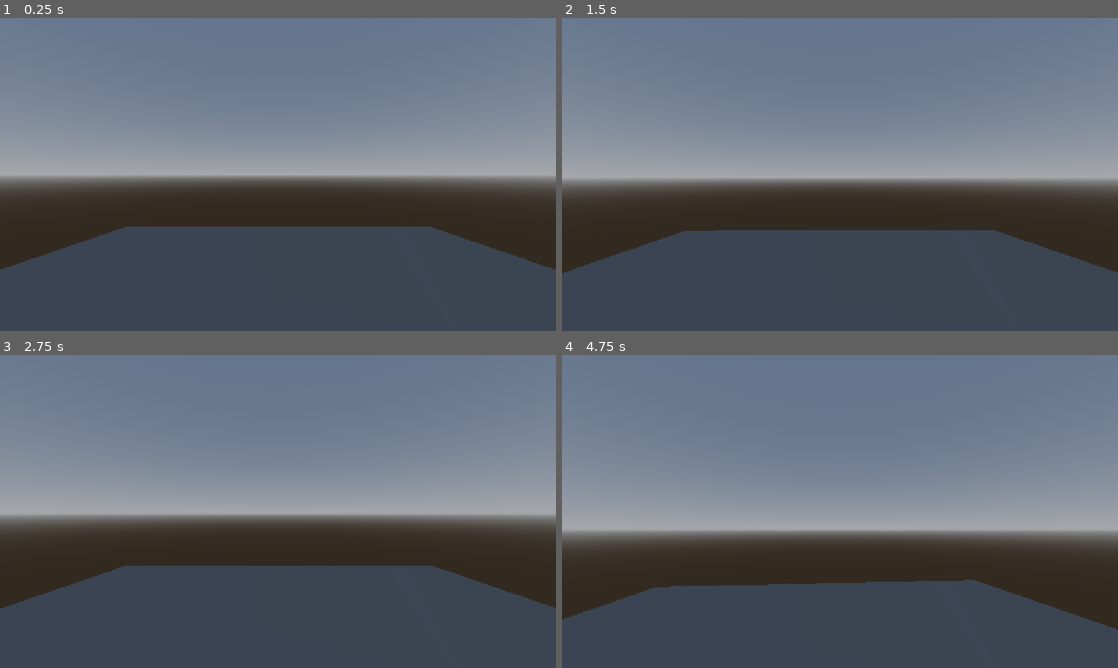
Above: before the commit, frames 1-4 (two rows, left to right).
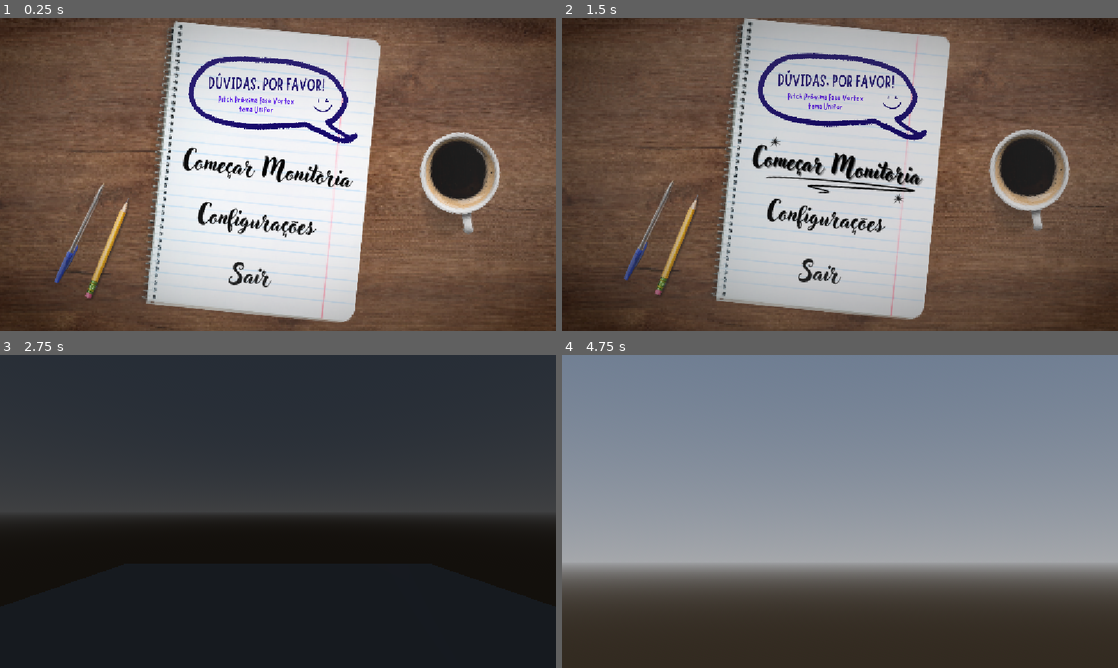
Above: after the commit, the same moments.

Repository: Kaw7n/duvidas-porfavor
Game: Godot game, scene res://mainMenu.tscn
The game is run twice, just before and just after one commit, with the same random seed, the same clock (stepped at 60 frames per second) and the same inputs. Before the commit the project starts from res://sala_de_aula.tscn.
Inputs (mouse positions are in pixels of both pictures, inside the frame that each line leads up to):
- Up to frame 1 (0.25 s): no input
- Up to frame 2 (1.5 s): click (817, 221) at 0.52 s; click (840, 161) at 1.27 s
- Up to frame 3 (2.75 s): click (272, 505) at 2.02 s
- Up to frame 4 (4.75 s): move the mouse to (962, 495) at 2.77 s; hold Q 2.78-3.53 s; move the mouse to (728, 527) at 3.52 s; tap Q at 3.6 s; move the mouse to (895, 442) at 4.27 s; hold Q from 4.28 s (still down)

The runs differ from the first frame. In frame 1, 99% of the frame differs, in the area x 0-100%, y 0-100%; in frame 2, 98%; in frame 3, 100%; in frame 4, 41%.

Commit message:
Main_menu
Eu Adicionei o Menu principal, com botoes interativos, saida e um fade in e fade out das cenas

Diff:
--- /dev/null
+++ b/camera_2d.gd
@@ -0,0 +1,13 @@
+extends Camera2D
+
+
+const Dead_Zone = 60
+
+
+func _input(event: InputEvent) -> void:
+	if event is InputEventMouseMotion:
+		var _target = event.position - get_viewport().size * 0.5
+		if _target.length() < Dead_Zone:
+			self.position = Vector2(0,0)
+		else:
+			self.position = _target.normalized() * (_target.length() -  Dead_Zone) * 0.1
--- a/camera_3d.gd
+++ b/camera_3d.gd
@@ -1,6 +1,10 @@
 extends Camera3D
 
 const sensibilidade := 0.0006
+
+const FOV_MIN := 30.0
+const FOV_MAX := 75.0
+const VELOCIDADE_ZOOM := 140.0
 
 var center_basis: Basis
 
@@ -9,6 +13,14 @@
 	center_basis = global_basis
 	Input.mouse_mode = Input.MOUSE_MODE_CONFINED
 
+func _process(delta: float):
+	if Input.is_key_pressed(KEY_Q):
+		fov = move_toward(fov, FOV_MIN, VELOCIDADE_ZOOM * delta)
+	else:
+		fov = move_toward(fov, FOV_MAX, VELOCIDADE_ZOOM * delta)
+
+
+
 func _input(event):
 	if event is InputEventMouseMotion:
 		var offset: Vector2 = -(get_viewport().get_mouse_position() - get_viewport().get_visible_rect().get_center()) * sensibilidade
--- /dev/null
+++ b/fade.tscn
@@ -0,0 +1,65 @@
+[gd_scene format=3 uid="uid://b8878qpop8c2s"]
+
+[sub_resource type="Animation" id="Animation_g7pi3"]
+length = 0.001
+tracks/0/type = "value"
+tracks/0/imported = false
+tracks/0/enabled = true
+tracks/0/path = NodePath(".:color")
+tracks/0/interp = 1
+tracks/0/loop_wrap = true
+tracks/0/keys = {
+"times": PackedFloat32Array(0),
+"transitions": PackedFloat32Array(1),
+"update": 0,
+"values": [Color(0, 0, 0, 1)]
+}
+
+[sub_resource type="Animation" id="Animation_42d40"]
+resource_name = "fade_out"
+tracks/0/type = "value"
+tracks/0/imported = false
+tracks/0/enabled = true
+tracks/0/path = NodePath(".:color")
+tracks/0/interp = 1
+tracks/0/loop_wrap = true
+tracks/0/keys = {
+"times": PackedFloat32Array(0, 1),
+"transitions": PackedFloat32Array(1, 1),
+"update": 0,
+"values": [Color(0, 0, 0, 0), Color(0, 0, 0, 1)]
+}
+
+[sub_resource type="Animation" id="Animation_bg7ga"]
+resource_name = "fade_in"
+length = 1.0333333
+tracks/0/type = "value"
+tracks/0/imported = false
+tracks/0/enabled = true
+tracks/0/path = NodePath(".:color")
+tracks/0/interp = 1
+tracks/0/loop_wrap = true
+tracks/0/keys = {
+"times": PackedFloat32Array(0, 1),
+"transitions": PackedFloat32Array(1, 1),
+"update": 0,
+"values": [Color(0, 0, 0, 1), Color(0, 0, 0, 0)]
+}
+
+[sub_resource type="AnimationLibrary" id="AnimationLibrary_6w1s2"]
+_data = {
+&"RESET": SubResource("Animation_g7pi3"),
+&"fade_in": SubResource("Animation_42d40"),
+&"fade_out": SubResource("Animation_bg7ga")
+}
+
+[node name="Fade" type="ColorRect" unique_id=1383060492]
+anchors_preset = 15
+anchor_right = 1.0
+anchor_bottom = 1.0
+grow_horizontal = 2
+grow_vertical = 2
+color = Color(0, 0, 0, 1)
+
+[node name="AnimationPlayer" type="AnimationPlayer" parent="." unique_id=1091062119]
+libraries/ = SubResource("AnimationLibrary_6w1s2")
--- a/icon.svg
+++ /dev/null
@@ -1 +0,0 @@
-<svg xmlns="http://www.w3.org/2000/svg" width="128" height="128"><rect width="124" height="124" x="2" y="2" fill="#363d52" stroke="#212532" stroke-width="4" rx="14"/><g fill="#fff" transform="translate(12.322 12.322)scale(.101)"><path d="M105 673v33q407 354 814 0v-33z"/><path fill="#478cbf" d="m105 673 152 14q12 1 15 14l4 67 132 10 8-61q2-11 15-15h162q13 4 15 15l8 61 132-10 4-67q3-13 15-14l152-14V427q30-39 56-81-35-59-83-108-43 20-82 47-40-37-88-64 7-51 8-102-59-28-123-42-26 43-46 89-49-7-98 0-20-46-46-89-64 14-123 42 1 51 8 102-48 27-88 64-39-27-82-47-48 49-83 108 26 42 56 81zm0 33v39c0 276 813 276 814 0v-39l-134 12-5 69q-2 10-14 13l-162 11q-12 0-16-11l-10-65H446l-10 65q-4 11-16 11l-162-11q-12-3-14-13l-5-69z"/><path d="M483 600c0 34 58 34 58 0v-86c0-34-58-34-58 0z"/><circle cx="725" cy="526" r="90"/><circle cx="299" cy="526" r="90"/></g><g fill="#414042" transform="translate(12.322 12.322)scale(.101)"><circle cx="307" cy="532" r="60"/><circle cx="717" cy="532" r="60"/></g></svg>
--- /dev/null
+++ b/mainMenu.tscn
@@ -0,0 +1,154 @@
+[gd_scene format=3 uid="uid://ccd0bo7oecr6i"]
+
+[ext_resource type="Script" uid="uid://cgvgq6hhg483h" path="res://main_menu.gd" id="1_efmur"]
+[ext_resource type="Texture2D" uid="uid://xqcdlpt2sbe" path="res://Assets UI/mmenuMesa.png" id="1_w7d22"]
+[ext_resource type="Script" uid="uid://b7lijytg10hv2" path="res://camera_2d.gd" id="2_83s16"]
+[ext_resource type="Texture2D" uid="uid://b6dt1atgv5v8b" path="res://Assets UI/mmenuCaderno.png" id="2_wc2lj"]
+[ext_resource type="Texture2D" uid="uid://cy1b73nuoxdrc" path="res://Assets UI/Logo PlaceHolder.png" id="4_wc2lj"]
+[ext_resource type="Texture2D" uid="uid://3q6j76ji1rtj" path="res://Assets UI/Butões/1.png" id="5_hvu0j"]
+[ext_resource type="Texture2D" uid="uid://c3vwv5j0l32kj" path="res://Assets UI/Butões/3.png" id="6_0ei6b"]
+[ext_resource type="Texture2D" uid="uid://bpogl5i77ccwp" path="res://Assets UI/Butões/2.png" id="7_rdsan"]
+[ext_resource type="Texture2D" uid="uid://cmv02ey8sgkbh" path="res://Assets UI/Butões/4.png" id="8_efmur"]
+[ext_resource type="Texture2D" uid="uid://dl4idgv66l35k" path="res://Assets UI/Butões/6.png" id="9_ltgao"]
+[ext_resource type="Texture2D" uid="uid://bikbxp4lhhfk5" path="res://Assets UI/Butões/5.png" id="10_7le7c"]
+[ext_resource type="Texture2D" uid="uid://ls184dbrp7d0" path="res://Assets UI/Butões/7.png" id="11_gfslc"]
+[ext_resource type="Texture2D" uid="uid://c4j73ilmg6eum" path="res://Assets UI/Butões/9.png" id="12_d23al"]
+[ext_resource type="Texture2D" uid="uid://5bsndfsiplsa" path="res://Assets UI/Butões/8.png" id="13_n356e"]
+[ext_resource type="AudioStream" uid="uid://1vo0m5yrxtgk" path="res://Assets UI/Som-De-Caneta-Iniciar.ogg" id="15_d23al"]
+[ext_resource type="AudioStream" uid="uid://cw4a2vh30fpwl" path="res://Assets UI/Som-de-Caneta-Configurações.ogg" id="16_n356e"]
+[ext_resource type="AudioStream" uid="uid://cem71xf32o20s" path="res://Assets UI/Som de Caneta Sair.ogg" id="17_kthbb"]
+[ext_resource type="PackedScene" uid="uid://b8878qpop8c2s" path="res://fade.tscn" id="18_n356e"]
+
+[sub_resource type="Gradient" id="Gradient_w7d22"]
+offsets = PackedFloat32Array(0.1506024, 0.939759)
+colors = PackedColorArray(1, 1, 1, 0, 0, 0, 0, 0.4627451)
+
+[sub_resource type="GradientTexture2D" id="GradientTexture2D_ml7fk"]
+gradient = SubResource("Gradient_w7d22")
+fill = 1
+fill_from = Vector2(0.5043478, 0.49130434)
+fill_to = Vector2(0.9956522, 1)
+
+[sub_resource type="GDScript" id="GDScript_2rfsq"]
+script/source = "extends AudioStreamPlayer2D
+
+
+# Called when the node enters the scene tree for the first time.
+func _ready() -> void:
+	pass # Replace with function body.
+
+
+# Called every frame. 'delta' is the elapsed time since the previous frame.
+func _process(delta: float) -> void:
+	pass
+"
+
+[node name="MainMenu" type="Control" unique_id=66402352]
+layout_mode = 3
+anchors_preset = 15
+anchor_right = 1.0
+anchor_bottom = 1.0
+offset_left = -2.0
+offset_right = -2.0
+grow_horizontal = 2
+grow_vertical = 2
+script = ExtResource("1_efmur")
+
+[node name="CanvasLayer" type="CanvasLayer" parent="." unique_id=487005081]
+
+[node name="TextureRect" type="TextureRect" parent="CanvasLayer" unique_id=364255181]
+anchors_preset = 15
+anchor_right = 1.0
+anchor_bottom = 1.0
+grow_horizontal = 2
+grow_vertical = 2
+mouse_filter = 2
+texture = SubResource("GradientTexture2D_ml7fk")
+
+[node name="Mesa de Fundo" type="Sprite2D" parent="." unique_id=476997413]
+position = Vector2(577.00024, 323)
+scale = Vector2(0.5994792, 0.59351856)
+texture = ExtResource("1_w7d22")
+
+[node name="Caderno(Menu)" type="Sprite2D" parent="." unique_id=1288367719]
+position = Vector2(651, 324)
+scale = Vector2(0.5, 0.5)
+texture = ExtResource("2_wc2lj")
+
+[node name="Camera2D" type="Camera2D" parent="." unique_id=2097106382]
+position = Vector2(24, 0)
+offset = Vector2(574.425, 322.75)
+zoom = Vector2(1.25, 1.25)
+script = ExtResource("2_83s16")
+
+[node name="Logo PlaceHolder" type="Sprite2D" parent="." unique_id=2014925057]
+position = Vector2(588.915, 198.47997)
+rotation = 0.08901179
+scale = Vector2(0.22330438, 0.25298297)
+texture = ExtResource("4_wc2lj")
+
+[node name="BotaoIniciar" type="TextureButton" parent="." unique_id=2141046020]
+layout_mode = 0
+offset_left = 447.00003
+offset_top = 281.00003
+offset_right = 720.1853
+offset_bottom = 323.40442
+rotation = 0.116937056
+texture_normal = ExtResource("5_hvu0j")
+texture_pressed = ExtResource("6_0ei6b")
+texture_hover = ExtResource("7_rdsan")
+ignore_texture_size = true
+stretch_mode = 3
+
+[node name="BotaoConfig" type="TextureButton" parent="." unique_id=615470740]
+layout_mode = 0
+offset_left = 458.00003
+offset_top = 369.00003
+offset_right = 672.0178
+offset_bottom = 411.40442
+rotation = 0.116937056
+texture_normal = ExtResource("8_efmur")
+texture_pressed = ExtResource("9_ltgao")
+texture_hover = ExtResource("10_7le7c")
+ignore_texture_size = true
+stretch_mode = 3
+
+[node name="BotaoSair" type="TextureButton" parent="." unique_id=996526146]
+layout_mode = 0
+offset_left = 508.00003
+offset_top = 467.00006
+offset_right = 602.9772
+offset_bottom = 509.40442
+rotation = 0.116937056
+texture_normal = ExtResource("11_gfslc")
+texture_pressed = ExtResource("12_d23al")
+texture_hover = ExtResource("13_n356e")
+ignore_texture_size = true
+stretch_mode = 3
+
+[node name="BotaoIniciarAudio" type="AudioStreamPlayer2D" parent="." unique_id=1532613108]
+stream = ExtResource("15_d23al")
+script = SubResource("GDScript_2rfsq")
+
+[node name="BotaoConfigAudio" type="AudioStreamPlayer2D" parent="." unique_id=794698497]
+stream = ExtResource("16_n356e")
+script = SubResource("GDScript_2rfsq")
+
+[node name="BotaoSairAudio" type="AudioStreamPlayer2D" parent="." unique_id=1572254170]
+stream = ExtResource("17_kthbb")
+script = SubResource("GDScript_2rfsq")
+
+[node name="Fade" parent="." unique_id=1383060492 instance=ExtResource("18_n356e")]
+visible = false
+layout_mode = 1
+offset_left = -1.0
+offset_top = -3.0
+offset_right = -1.0
+offset_bottom = -3.0
+
+[node name="Timer" type="Timer" parent="Fade" unique_id=872475080]
+
+[connection signal="pressed" from="BotaoIniciar" to="." method="_on_texture_button_pressed"]
+[connection signal="pressed" from="BotaoConfig" to="." method="_on_texture_button_2_pressed"]
+[connection signal="pressed" from="BotaoSair" to="." method="_on_texture_button_3_pressed"]
+[connection signal="timeout" from="Fade/Timer" to="." method="_on_timer_timeout"]
--- /dev/null
+++ b/main_menu.gd
@@ -0,0 +1,44 @@
+extends Control
+
+# Barulho do iniciar
+func Som1() -> void:
+	$BotaoIniciarAudio.play();
+
+# Barulho do Configurar
+func Som2() -> void:
+	$BotaoConfigAudio.play();
+
+# Barulho do sair
+func Som3() -> void:
+	$BotaoSairAudio.play();
+
+# Sistema de passar o mouse e fazer barulho
+func _ready() -> void:
+	$BotaoIniciar.mouse_entered.connect(Som1);
+	$BotaoConfig.mouse_entered.connect(Som2);
+	$BotaoSair.mouse_entered.connect(Som3);
+	pass # Replace with function body.
+
+# /////////
+
+# O Botao de iniciar o jogo
+func _on_texture_button_pressed() -> void: # Botão De Inciar
+	$Fade.show();
+	$Fade/Timer.start();
+	$Fade/AnimationPlayer.play("fade_in");
+
+# O Botão de opcs que depois eu faço
+func _on_texture_button_2_pressed() -> void: # Botão de Configurações
+	pass # Replace with function body.
+
+# O Botão Pra sair
+func _on_texture_button_3_pressed() -> void: # Botão de quitar
+	get_tree().quit()
+
+# Fade in para Fade Out
+func _on_timer_timeout() -> void:
+	get_tree().change_scene_to_file("res://sala_de_aula.tscn")
+
+# Called every frame. 'delta' is the elapsed time since the previous frame.
+func _process(delta: float) -> void:
+	pass
--- a/project.godot
+++ b/project.godot
@@ -11,9 +11,8 @@
 [application]
 
 config/name="Duvídas, Porfavor!"
-run/main_scene="res://sala_de_aula.tscn"
+run/main_scene="uid://ccd0bo7oecr6i"
 config/features=PackedStringArray("4.7", "Forward Plus")
-config/icon="res://icon.svg"
 
 [display]
 
--- /dev/null
+++ b/sala_de_aula.gd
@@ -0,0 +1,10 @@
+extends Node3D
+
+
+# Called when the node enters the scene tree for the first time.
+func _ready() -> void:
+	$Fade/AnimationPlayer.play("fade_out");
+
+# Called every frame. 'delta' is the elapsed time since the previous frame.
+func _process(delta: float) -> void:
+	pass
--- a/sala_de_aula.tscn
+++ b/sala_de_aula.tscn
@@ -1,6 +1,8 @@
 [gd_scene format=3 uid="uid://2i8trwwcmcxo"]
 
-[ext_resource type="Script" uid="uid://ch4511sq54kdw" path="res://camera_3d.gd" id="1_g8tdk"]
+[ext_resource type="Script" uid="uid://c51d2mk6wi030" path="res://camera_3d.gd" id="1_g8tdk"]
+[ext_resource type="Script" uid="uid://5hf5auw7e5ti" path="res://sala_de_aula.gd" id="1_rynpk"]
+[ext_resource type="PackedScene" uid="uid://b8878qpop8c2s" path="res://fade.tscn" id="3_gv82f"]
 
 [sub_resource type="ProceduralSkyMaterial" id="ProceduralSkyMaterial_sn0t7"]
 
@@ -14,6 +16,7 @@
 [sub_resource type="QuadMesh" id="QuadMesh_bhunq"]
 
 [node name="Sala de Aula" type="Node3D" unique_id=1421979112]
+script = ExtResource("1_rynpk")
 
 [node name="Camera3D" type="Camera3D" parent="." unique_id=446686118]
 transform = Transform3D(-4.371139e-08, 0, -1, 0, 1, 0, 1, 0, -4.371139e-08, 0, 0, 0)
@@ -25,3 +28,5 @@
 [node name="MeshInstance3D" type="MeshInstance3D" parent="." unique_id=1506503122]
 transform = Transform3D(0.77, 0, 0, 0, -0.003191062, 3.8849924, 0, -1.5999969, -0.0077482974, 0.6795677, -0.27468833, -0.0046693087)
 mesh = SubResource("QuadMesh_bhunq")
+
+[node name="Fade" parent="." unique_id=1383060492 instance=ExtResource("3_gv82f")]
Binary file added: Assets UI/Butões/1.png
Not shown, added: Assets UI/Butões/1.png.import
Binary file added: Assets UI/Butões/2.png
Not shown, added: Assets UI/Butões/2.png.import
Binary file added: Assets UI/Butões/3.png
Not shown, added: Assets UI/Butões/3.png.import
Binary file added: Assets UI/Butões/4.png
Not shown, added: Assets UI/Butões/4.png.import
Binary file added: Assets UI/Butões/5.png
Not shown, added: Assets UI/Butões/5.png.import
Binary file added: Assets UI/Butões/6.png
Not shown, added: Assets UI/Butões/6.png.import
(and 25 more such lines)
